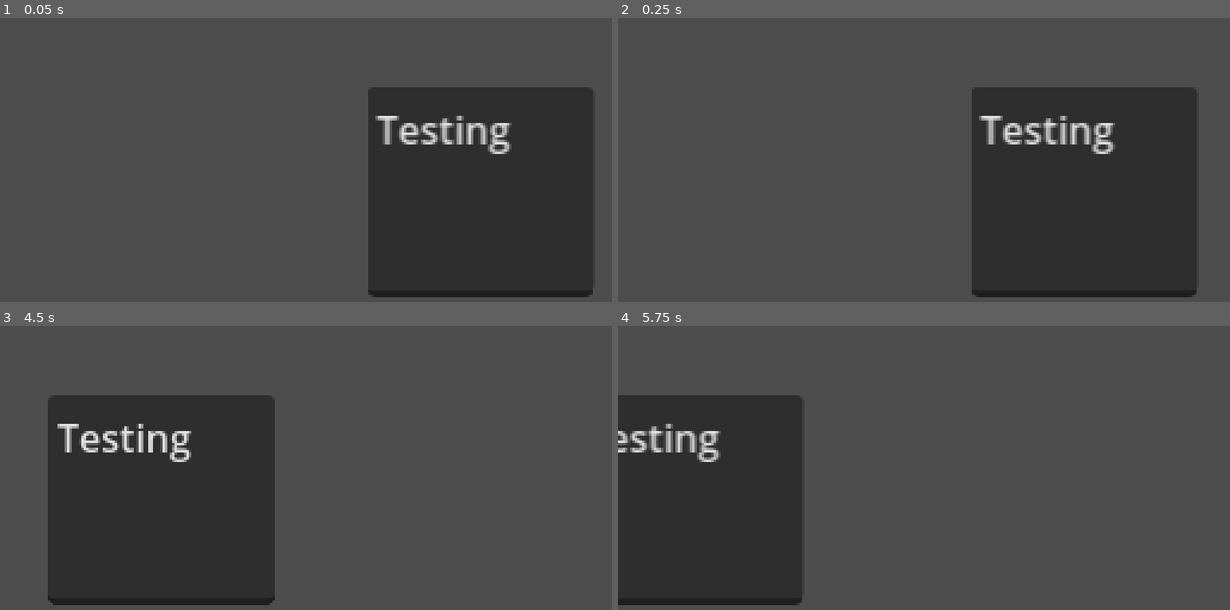
Above: before the commit, frames 1-4 (two rows, left to right).
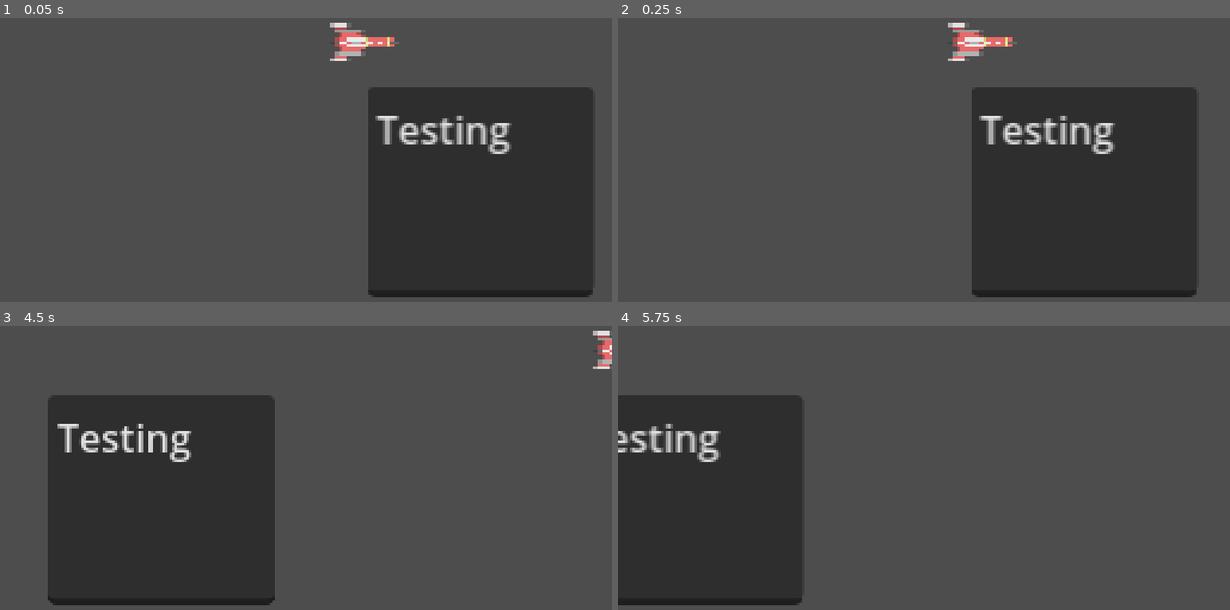
Above: after the commit, the same moments.

Repository: duelll/Fall2023Jam
Game: Godot game, scene res://NoelleTest/NoelleTestScene.tscn
Two runs of this game, one before a commit and one after it. Both use one fixed random seed, a clock stepped at 60 frames per second and the inputs below.
Inputs:
- Up to frame 1 (0.05 s): no input
- Up to frame 2 (0.25 s): no input
- Up to frame 3 (4.5 s): hold Right (right, bound only after the commit) 0.53-1.28 s; hold S (down, bound only after the commit) 1.28-2.03 s; hold Right (right, bound only after the commit) 2.03-2.78 s; hold W (up, bound only after the commit) 2.78-3.53 s; hold Left (left, bound only after the commit) from 3.53 s (still down)
- Up to frame 4 (5.75 s): release Left (left, bound only after the commit) at 5.03 s; hold S (down, bound only after the commit) from 5.03 s (still down)

The runs differ from the first frame. In frame 1, 0.7% of the frame differs, in the area x 53-65%, y 1-16%; in frame 2, 0.7%; in frame 3, 0.3%; in frame 4, nothing differs.

Commit message:
Basic Movement Test

Diff:
--- a/Godot Project/NoelleTest/MainCamera.gd
+++ b/Godot Project/NoelleTest/MainCamera.gd
@@ -1,6 +1,6 @@
 extends Camera2D
 
-var scroll_speed
+@export var scroll_speed = 0.5
 
 # Called when the node enters the scene tree for the first time.
 func _ready():
@@ -11,4 +11,4 @@
 	horizontal_scroll()
 
 func horizontal_scroll():
-	position.x += 0.5
+	position.x += scroll_speed
--- a/Godot Project/NoelleTest/NoelleTestScene.tscn
+++ b/Godot Project/NoelleTest/NoelleTestScene.tscn
@@ -1,6 +1,9 @@
-[gd_scene load_steps=2 format=3 uid="uid://b8mgrbpeuc2ry"]
+[gd_scene load_steps=5 format=3 uid="uid://b8mgrbpeuc2ry"]
 
 [ext_resource type="Script" path="res://NoelleTest/MainCamera.gd" id="1_i324p"]
+[ext_resource type="Script" path="res://NoelleTest/PlayerMovement.gd" id="2_a0l8o"]
+[ext_resource type="Shape2D" uid="uid://fk2lj85nrb87" path="res://NoelleTest/TestColliderShape.tres" id="2_hiuxk"]
+[ext_resource type="Texture2D" uid="uid://dqbbx5iitsdg6" path="res://NoelleTest/SpaceShipAsset.png" id="3_amoxn"]
 
 [node name="NoelleTestScene" type="Node2D"]
 
@@ -8,6 +11,25 @@
 position = Vector2(128, 112)
 script = ExtResource("1_i324p")
 
+[node name="CharacterBody2D" type="CharacterBody2D" parent="Camera2D"]
+position = Vector2(9, 0)
+script = ExtResource("2_a0l8o")
+
+[node name="CollisionShape2D" type="CollisionShape2D" parent="Camera2D/CharacterBody2D"]
+z_index = 1
+position = Vector2(15.478, -0.780052)
+shape = ExtResource("2_hiuxk")
+debug_color = Color(0.0941176, 0.643137, 0.203922, 0.419608)
+
+[node name="Sprite2D" type="Sprite2D" parent="Camera2D/CharacterBody2D"]
+texture_filter = 1
+position = Vector2(16.478, -0.78006)
+rotation = -1.57079
+scale = Vector2(1.20234, -1.82094)
+texture = ExtResource("3_amoxn")
+region_enabled = true
+region_rect = Rect2(0, 0, 17, 17)
+
 [node name="TextEdit" type="TextEdit" parent="."]
 offset_left = 155.0
 offset_top = 130.0
--- /dev/null
+++ b/Godot Project/NoelleTest/PlayerMovement.gd
@@ -0,0 +1,11 @@
+extends CharacterBody2D
+
+@export var speed = 200
+
+func get_input():
+	var input_direction = Input.get_vector("left", "right", "up", "down")
+	velocity = input_direction * speed
+
+func _physics_process(delta):
+	get_input()
+	move_and_slide()
--- /dev/null
+++ b/Godot Project/NoelleTest/TestColliderShape.tres
@@ -0,0 +1,4 @@
+[gd_resource type="RectangleShape2D" format=3 uid="uid://fk2lj85nrb87"]
+
+[resource]
+size = Vector2(24, 4)
--- a/Godot Project/project.godot
+++ b/Godot Project/project.godot
@@ -25,6 +25,39 @@
 
 project/assembly_name="Mame"
 
+[input]
+
+left={
+"deadzone": 0.5,
+"events": [Object(InputEventKey,"resource_local_to_scene":false,"resource_name":"","device":0,"window_id":0,"alt_pressed":false,"shift_pressed":false,"ctrl_pressed":false,"meta_pressed":false,"pressed":false,"keycode":0,"physical_keycode":4194319,"key_label":0,"unicode":0,"echo":false,"script":null)
+, Object(InputEventKey,"resource_local_to_scene":false,"resource_name":"","device":0,"window_id":0,"alt_pressed":false,"shift_pressed":false,"ctrl_pressed":false,"meta_pressed":false,"pressed":false,"keycode":0,"physical_keycode":65,"key_label":0,"unicode":0,"echo":false,"script":null)
+]
+}
+right={
+"deadzone": 0.5,
+"events": [Object(InputEventKey,"resource_local_to_scene":false,"resource_name":"","device":0,"window_id":0,"alt_pressed":false,"shift_pressed":false,"ctrl_pressed":false,"meta_pressed":false,"pressed":false,"keycode":0,"physical_keycode":4194321,"key_label":0,"unicode":0,"echo":false,"script":null)
+, Object(InputEventKey,"resource_local_to_scene":false,"resource_name":"","device":0,"window_id":0,"alt_pressed":false,"shift_pressed":false,"ctrl_pressed":false,"meta_pressed":false,"pressed":false,"keycode":0,"physical_keycode":68,"key_label":0,"unicode":0,"echo":false,"script":null)
+]
+}
+up={
+"deadzone": 0.5,
+"events": [Object(InputEventKey,"resource_local_to_scene":false,"resource_name":"","device":-1,"window_id":0,"alt_pressed":false,"shift_pressed":false,"ctrl_pressed":false,"meta_pressed":false,"pressed":false,"keycode":0,"physical_keycode":87,"key_label":0,"unicode":119,"echo":false,"script":null)
+, Object(InputEventKey,"resource_local_to_scene":false,"resource_name":"","device":-1,"window_id":0,"alt_pressed":false,"shift_pressed":false,"ctrl_pressed":false,"meta_pressed":false,"pressed":false,"keycode":0,"physical_keycode":4194320,"key_label":0,"unicode":0,"echo":false,"script":null)
+]
+}
+down={
+"deadzone": 0.5,
+"events": [Object(InputEventKey,"resource_local_to_scene":false,"resource_name":"","device":-1,"window_id":0,"alt_pressed":false,"shift_pressed":false,"ctrl_pressed":false,"meta_pressed":false,"pressed":false,"keycode":0,"physical_keycode":83,"key_label":0,"unicode":115,"echo":false,"script":null)
+, Object(InputEventKey,"resource_local_to_scene":false,"resource_name":"","device":-1,"window_id":0,"alt_pressed":false,"shift_pressed":false,"ctrl_pressed":false,"meta_pressed":false,"pressed":false,"keycode":0,"physical_keycode":4194322,"key_label":0,"unicode":0,"echo":false,"script":null)
+]
+}
+shoot={
+"deadzone": 0.5,
+"events": [Object(InputEventKey,"resource_local_to_scene":false,"resource_name":"","device":-1,"window_id":0,"alt_pressed":false,"shift_pressed":false,"ctrl_pressed":false,"meta_pressed":false,"pressed":false,"keycode":0,"physical_keycode":90,"key_label":0,"unicode":122,"echo":false,"script":null)
+, Object(InputEventKey,"resource_local_to_scene":false,"resource_name":"","device":-1,"window_id":0,"alt_pressed":false,"shift_pressed":false,"ctrl_pressed":false,"meta_pressed":false,"pressed":false,"keycode":0,"physical_keycode":4194326,"key_label":0,"unicode":0,"echo":false,"script":null)
+]
+}
+
 [rendering]
 
 renderer/rendering_method="mobile"
Binary file added: Godot Project/NoelleTest/SpaceShipAsset.png
Not shown, added: Godot Project/NoelleTest/SpaceShipAsset.png.import
